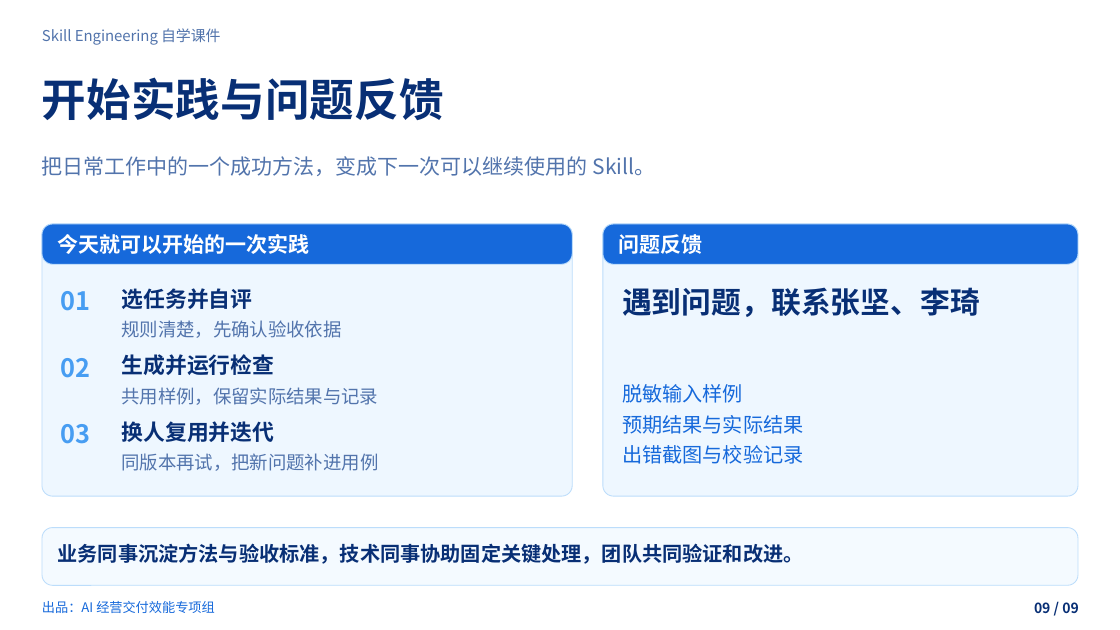
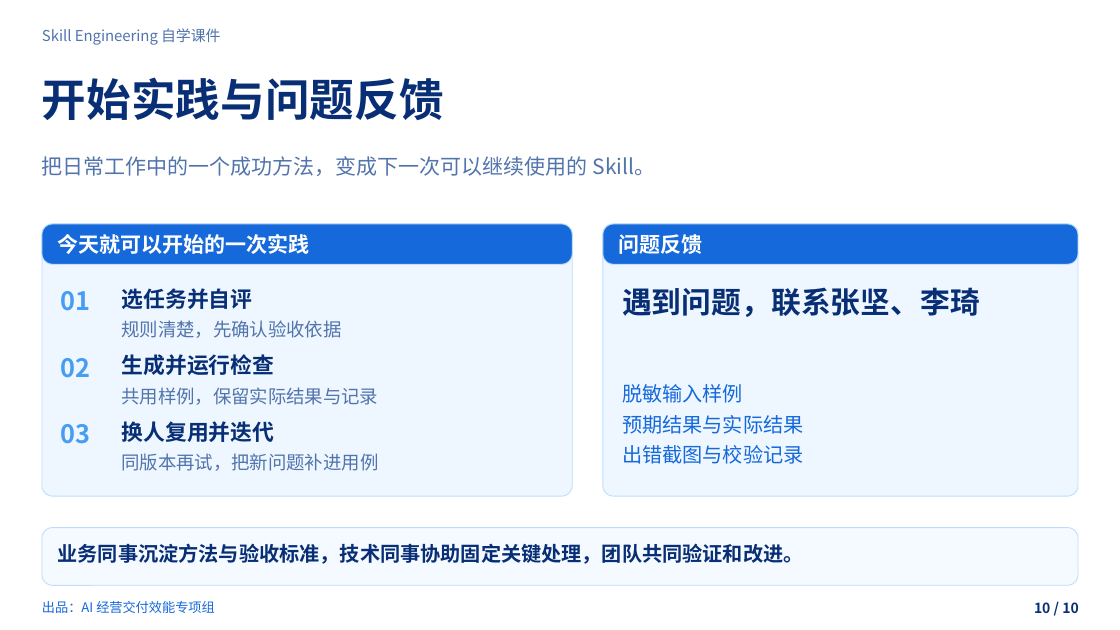
Before and after one commit to zhangjian0410/skill-engineering-guide, a slide deck: slide 10 of dist/downloads/skill-engineering.pptx (slide 9 before the commit). Drawn at 1120x630 pixels with LibreOffice and Linux fonts; fonts in the diff are those of the drawing; background and template pictures are left out. Boxes give left, top, right and bottom in pixels: in the first picture for what was removed or moved away, otherwise in the second. Text is boxed around its words. In the diff, an @@ line names an element or a change of style, - is before the commit and + after.

```diff
--- a/dist/downloads/skill-engineering.pptx
+++ b/dist/downloads/skill-engineering.pptx
@@ text at box(1034, 602, 1079, 613): text changed @@
-09 / 09
+10 / 10
```
Also in this commit, not shown: 8 other slides changed, 1 slide added, 22 other files.
